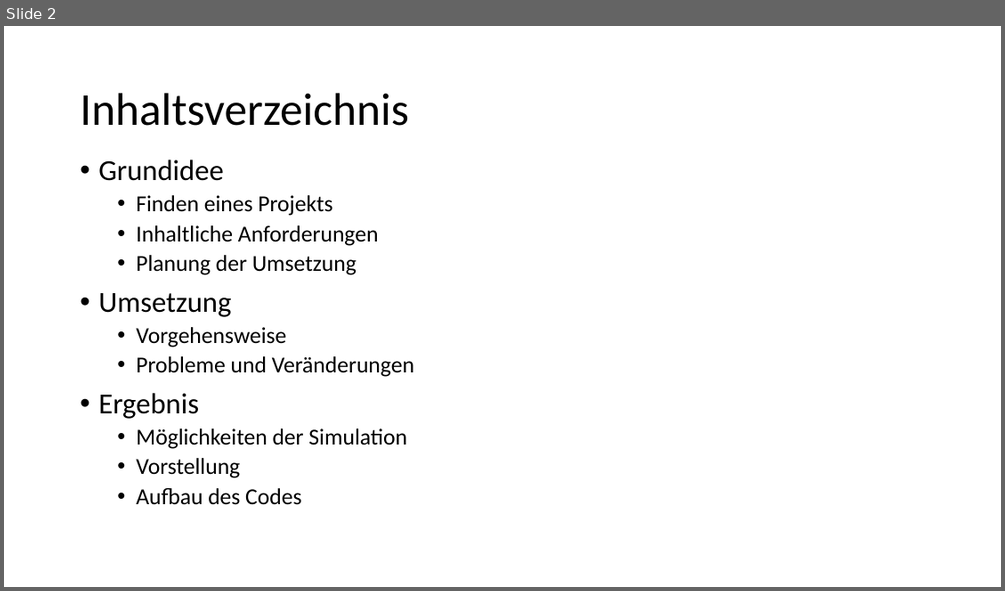
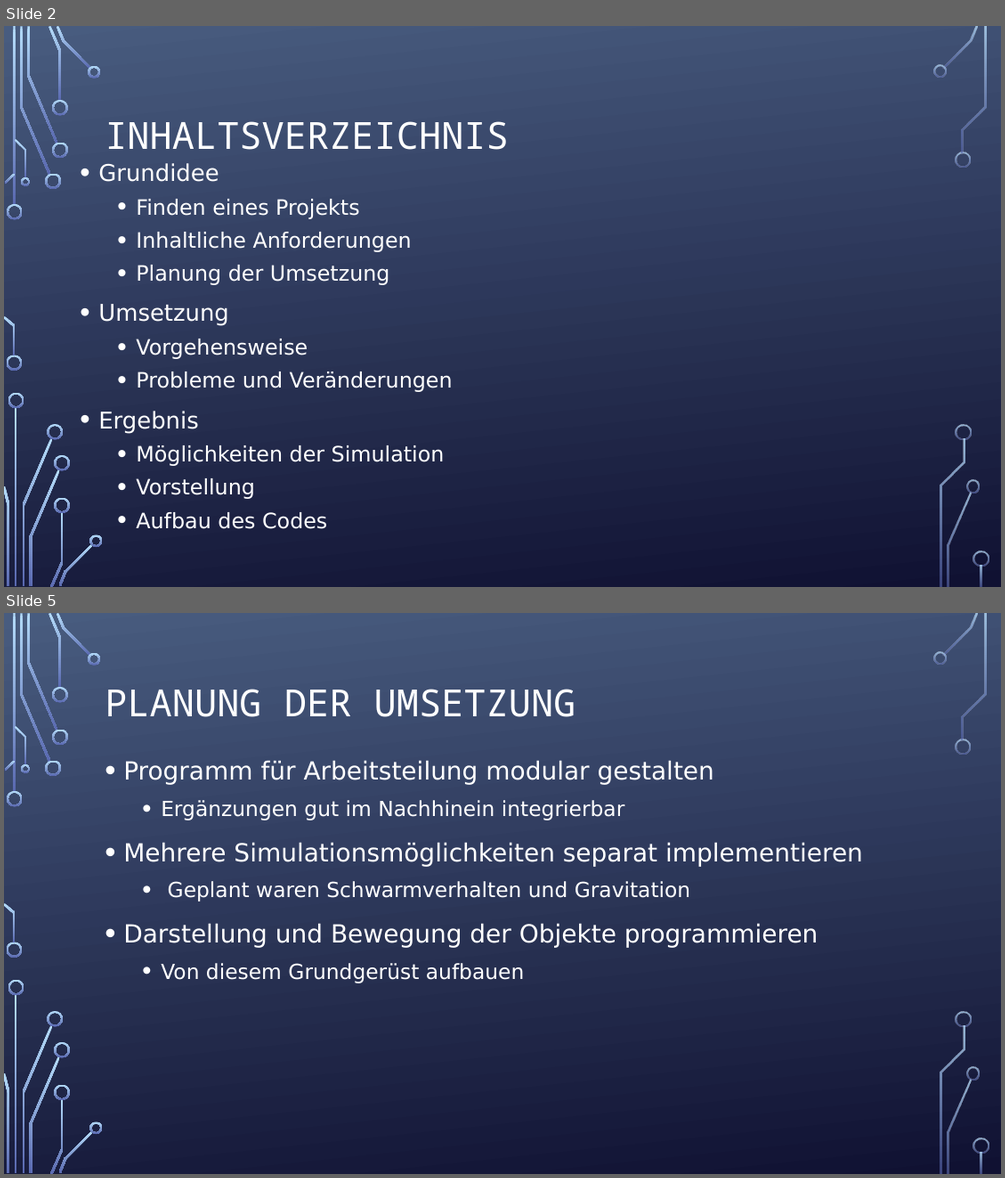
Before and after one commit to Sytoplis/InfProjekt2022, a slide deck: Präsentation Projektarbeit.pptx. Shown one above the other, each under a label of ours: slide 2 before the commit, slides 2 and 5 after it; the slides between them are not shown. The pictures are 1005x591 and 1005x1178 pixels, drawn with LibreOffice and Linux fonts; fonts in the diff are those of the drawing; background and template pictures are left out. Boxes give left, top, right and bottom in pixels: in the first picture for what was removed or moved away, otherwise in the second. Text is boxed around its words. In the diff, an @@ line names an element or a change of style, - is before the commit and + after.

```diff
--- a/Präsentation Projektarbeit.pptx
+++ b/Präsentation Projektarbeit.pptx
@@ slide 5 added at bbox=[4, 613, 1001, 1174], background picture (left out); not listed: 36 template elements that a slide beside it also shows @@
@@ title added at bbox=[105, 689, 576, 717], 36 pt, text #FFFFFF @@
+PLANUNG DER UMSETZUNG
@@ text added at bbox=[123, 760, 863, 983], 24 pt, text #FFFFFF @@
+• Programm für Arbeitsteilung modular gestalten
+  • Ergänzungen gut im Nachhinein integrierbar
+• Mehrere Simulationsmöglichkeiten separat implementieren
+  • Geplant waren Schwarmverhalten und Gravitation
+• Darstellung und Bewegung der Objekte programmieren
+  • Von diesem Grundgerüst aufbauen
@@ slide 2 changed as well @@
@@ background #FFFFFF to picture (left out) @@
@@ title at bbox=[105, 121, 509, 150]: text changed; size 44 to 36 pt; font Calibri to Noto Sans Mono; text colour #000000 to #FFFFFF @@
-Inhaltsverzeichnis
+INHALTSVERZEICHNIS
@@ text "Grundidee" at bbox=[98, 163, 453, 529]: size 28 to 22.2 pt in "Grundidee", "Umsetzung", "Ergebnis"; font Calibri to DejaVu Sans, text colour #000000 to #FFFFFF; size 22 to 20.4 pt in "Finden eines Projekts", "Inhaltliche Anforderungen", "Planung der Umsetzung", "Vorgehensweise" and 4 more places; line spacing 0.9 to 1.1 @@
@@ group added at bbox=[4, 26, 989, 587]: 33 freeform shapes, 3 rectangles @@
```
Also in this commit, not shown: 2 other slides changed, 6 other slides added, 7 slides removed.
